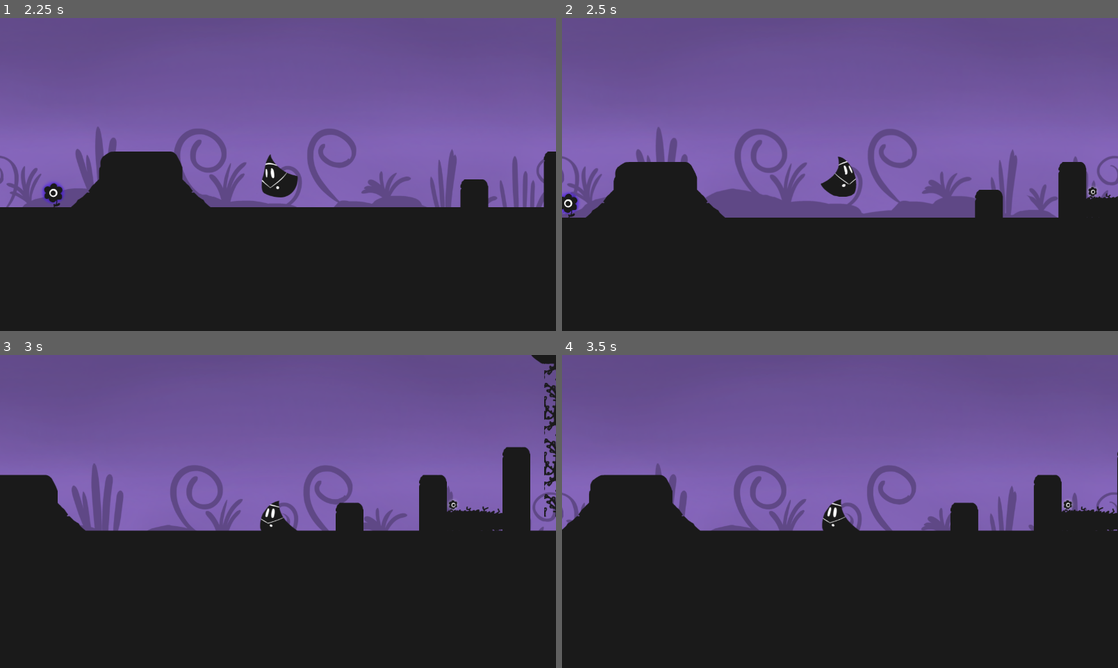
Above: before the commit, frames 1-4 (two rows, left to right).
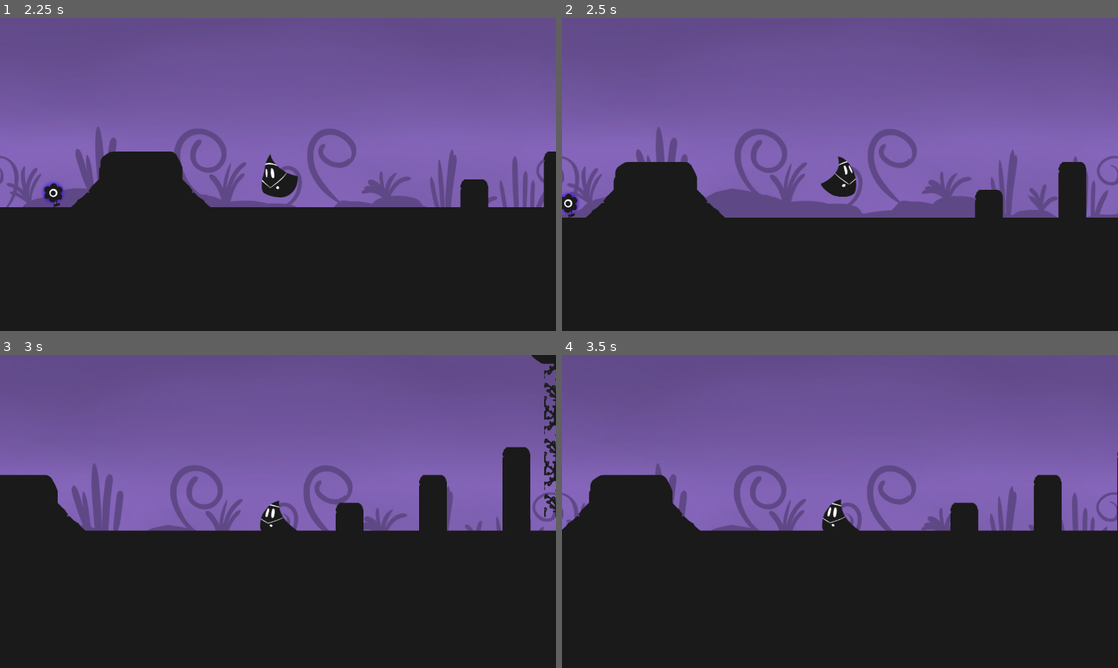
Above: after the commit, the same moments.

Repository: NicholasFlood2000/PirateSoftwareShadowAlchemy
Game: Godot game, scene res://Scenes/Levels/test/TestTest.tscn
Same seed, same stepped clock (60 frames per second), same inputs: the game is played once before the commit and once after it. This scene is started directly instead of the project's main scene.
Inputs (mouse positions are in pixels of both pictures, inside the frame that each line leads up to):
- Up to frame 1 (2.25 s): click "Start Exploring." at 0.5 s; tap Enter at 1.25 s; move the mouse to (400, 158) at 1.27 s; hold D (MoveRight) from 1.28 s (still down); tap J (Interact) at 1.35, 2.1 s; tap Space (Jump) at 1.52 s; move the mouse to (166, 190) at 2.02 s
- Up to frame 2 (2.5 s): keep holding D (MoveRight); tap Space (Jump) at 2.27 s
- Up to frame 3 (3 s): move the mouse to (333, 442) at 2.77 s; release D (MoveRight) at 2.78 s; hold Left (MoveLeft) from 2.78 s (still down); tap J (Interact) at 2.85 s
- Up to frame 4 (3.5 s): keep holding Left (MoveLeft)

Frame 1 is identical in both runs. In frame 2, 0.4% of the frame differs, in the area x 94-100%, y 53-64%; in frame 3, 0.7%, in the area x 80-91%, y 46-57%; in frame 4, 0.7%.

Commit message:
Updates TestTest
Adds some Nests to TestTest and polishes Alchemist Dog Dialogue in TestTest.

Diff:
--- a/Scenes/Levels/test/TestTest.tscn
+++ b/Scenes/Levels/test/TestTest.tscn
@@ -27,6 +27,8 @@
 [ext_resource type="Texture2D" uid="uid://u2mmgirdqigp" path="res://Assets/Graphics/Tree branch extra.png" id="25_b86iq"]
 [ext_resource type="Texture2D" uid="uid://cstj60voiedex" path="res://Assets/Graphics/Tree top extra.png" id="26_sys42"]
 [ext_resource type="PackedScene" uid="uid://ceqbnkk7js2m" path="res://Scenes/Objects/PowerFlowers/BigEarthPowerFlower.tscn" id="27_ol8xu"]
+[ext_resource type="PackedScene" uid="uid://bcgmhra24tt1e" path="res://Scenes/Objects/MovingPlatforms/horizontal_cloud.tscn" id="28_2qbd1"]
+[ext_resource type="PackedScene" uid="uid://inh0x5bqhxfw" path="res://Scenes/Objects/MovingPlatforms/MovingPlatform.tscn" id="29_jwbu8"]
 
 [node name="BaseLevel" instance=ExtResource("1_wranl")]
 
@@ -183,137 +185,168 @@
 offset_right = 629.72
 offset_bottom = 307.92
 
-[node name="Nest" parent="." index="8" instance=ExtResource("19_t2gwp")]
-position = Vector2(1141, 586)
-
-[node name="Nest4" parent="." index="9" instance=ExtResource("19_t2gwp")]
+[node name="Nest4" parent="." index="8" instance=ExtResource("19_t2gwp")]
 position = Vector2(-4488, 4350)
 
-[node name="Nest5" parent="." index="10" instance=ExtResource("19_t2gwp")]
+[node name="Nest5" parent="." index="9" instance=ExtResource("19_t2gwp")]
 position = Vector2(-8202, 11331)
 
-[node name="Nest6" parent="." index="11" instance=ExtResource("19_t2gwp")]
+[node name="Nest6" parent="." index="10" instance=ExtResource("19_t2gwp")]
 position = Vector2(-8982, 10759)
 
-[node name="Nest2" parent="." index="12" instance=ExtResource("19_t2gwp")]
+[node name="Nest2" parent="." index="11" instance=ExtResource("19_t2gwp")]
 position = Vector2(4701, -508)
 
-[node name="Nest3" parent="." index="13" instance=ExtResource("19_t2gwp")]
+[node name="Nest3" parent="." index="12" instance=ExtResource("19_t2gwp")]
 position = Vector2(5589, -509)
 
-[node name="Tutorial" parent="." index="14" instance=ExtResource("19_p4ex6")]
+[node name="Tutorial" parent="." index="13" instance=ExtResource("19_p4ex6")]
 position = Vector2(3260, 471)
 
 [node name="Screen" parent="Tutorial" index="0"]
+visible = true
 offset_left = -620.0
 offset_top = -255.0
 offset_right = 376.0
 offset_bottom = 155.0
 
-[node name="Background1Element" type="Sprite2D" parent="." index="15"]
+[node name="ColorRect2" parent="Tutorial/Screen" index="0"]
+offset_right = 598.0
+
+[node name="Header" parent="Tutorial/Screen/CenterContainer/GridContainer" index="0"]
+text = "Hi There."
+
+[node name="Text" parent="Tutorial/Screen/CenterContainer/GridContainer" index="2"]
+text = "I never introduced myself did I?
+I am the Alchemist Dog. I hope you got help from me on your quest
+I am having fun watching you change the environments.
+Hope you had fun on your quest it was fun to make this quest for you."
+
+[node name="Background1Element" type="Sprite2D" parent="." index="14"]
 position = Vector2(-1489, 804)
 rotation = 0.444253
 texture = ExtResource("20_uid5e")
 
-[node name="Bubble1" type="Sprite2D" parent="." index="16"]
+[node name="Bubble1" type="Sprite2D" parent="." index="15"]
 position = Vector2(-769, 856)
 texture = ExtResource("21_in1lr")
 
-[node name="Bubble2" type="Sprite2D" parent="." index="17"]
+[node name="Bubble2" type="Sprite2D" parent="." index="16"]
 position = Vector2(-1015, 1052)
 texture = ExtResource("22_g3gn5")
 
-[node name="Bubble3" type="Sprite2D" parent="." index="18"]
+[node name="Bubble3" type="Sprite2D" parent="." index="17"]
 position = Vector2(-1475, 1064)
 texture = ExtResource("21_in1lr")
 
-[node name="Bubble4" type="Sprite2D" parent="." index="19"]
+[node name="Bubble4" type="Sprite2D" parent="." index="18"]
 position = Vector2(-1537, 968)
 texture = ExtResource("22_g3gn5")
 
-[node name="SeaWeed" parent="." index="20" instance=ExtResource("23_gmh3o")]
+[node name="SeaWeed" parent="." index="19" instance=ExtResource("23_gmh3o")]
 position = Vector2(-847, 1088)
 
-[node name="SeaWeed2" parent="." index="21" instance=ExtResource("23_gmh3o")]
+[node name="SeaWeed2" parent="." index="20" instance=ExtResource("23_gmh3o")]
 position = Vector2(-1553, 1084)
 
-[node name="SeaWeed3" parent="." index="22" instance=ExtResource("23_gmh3o")]
+[node name="SeaWeed3" parent="." index="21" instance=ExtResource("23_gmh3o")]
 position = Vector2(-1167, 1084)
 
-[node name="SeaWeed4" parent="." index="23" instance=ExtResource("23_gmh3o")]
+[node name="SeaWeed4" parent="." index="22" instance=ExtResource("23_gmh3o")]
 position = Vector2(-672, -192)
 
-[node name="TreeTopExtraBlack" type="Sprite2D" parent="." index="24"]
+[node name="TreeTopExtraBlack" type="Sprite2D" parent="." index="23"]
 position = Vector2(-1772.5, -498)
 scale = Vector2(1.61719, 1.64062)
 texture = ExtResource("24_rkgqw")
 
-[node name="TreeTopExtraBlack2" type="Sprite2D" parent="." index="25"]
+[node name="TreeTopExtraBlack2" type="Sprite2D" parent="." index="24"]
 position = Vector2(-1669, -551)
 texture = ExtResource("24_rkgqw")
 
-[node name="TreeBranchExtra" type="Sprite2D" parent="." index="26"]
+[node name="TreeBranchExtra" type="Sprite2D" parent="." index="25"]
 position = Vector2(-1386, -294)
 texture = ExtResource("25_b86iq")
-
-[node name="TreeTopExtra" type="Sprite2D" parent="." index="27"]
+script = ExtResource("10_su4ho")
+
+[node name="TreeTopExtra" type="Sprite2D" parent="." index="26"]
 position = Vector2(-1464, -307)
 texture = ExtResource("26_sys42")
-
-[node name="TreeTopExtra2" type="Sprite2D" parent="." index="28"]
+script = ExtResource("10_su4ho")
+
+[node name="TreeTopExtra2" type="Sprite2D" parent="." index="27"]
 position = Vector2(-1399, -368)
 texture = ExtResource("26_sys42")
-
-[node name="TreeTop" type="Sprite2D" parent="." index="29"]
+script = ExtResource("10_su4ho")
+
+[node name="TreeTop" type="Sprite2D" parent="." index="28"]
 position = Vector2(-1251, -288)
 texture = ExtResource("8_ydxq2")
-
-[node name="TreeBranchExtra2" type="Sprite2D" parent="." index="30"]
+script = ExtResource("10_su4ho")
+
+[node name="TreeBranchExtra2" type="Sprite2D" parent="." index="29"]
 position = Vector2(-1129, -251)
 rotation = -2.67607
 scale = Vector2(1.05469, 1.02344)
 texture = ExtResource("25_b86iq")
-
-[node name="Tree" type="Sprite2D" parent="." index="31"]
+script = ExtResource("10_su4ho")
+
+[node name="Tree" type="Sprite2D" parent="." index="30"]
 position = Vector2(-1633, -317)
 texture = ExtResource("6_6h0k0")
 
-[node name="TreeTrunkBottom" type="Sprite2D" parent="." index="32"]
+[node name="TreeTrunkBottom" type="Sprite2D" parent="." index="31"]
 position = Vector2(-1961, 296)
 scale = Vector2(1, 7.36)
 texture = ExtResource("6_yocyo")
-
-[node name="TreeTrunkPlatform1" parent="." index="33" instance=ExtResource("7_1dxy4")]
-position = Vector2(-1886, 479)
-
-[node name="TreeTrunkPlatform2" parent="." index="34" instance=ExtResource("8_rdijl")]
-position = Vector2(-2024, 366)
-
-[node name="Tree2Branch2" parent="." index="35" instance=ExtResource("9_kp3mv")]
-position = Vector2(-1950, 267)
-
-[node name="TreeTrunkPlatform3" parent="." index="36" instance=ExtResource("8_rdijl")]
-position = Vector2(-2025, 184)
-
-[node name="Tree2Branch3" parent="." index="37" instance=ExtResource("9_kp3mv")]
+script = ExtResource("10_su4ho")
+
+[node name="TreeTrunkPlatform1" parent="." index="32" instance=ExtResource("7_1dxy4")]
+position = Vector2(-1886, 509)
+
+[node name="TreeTrunkPlatform2" parent="." index="33" instance=ExtResource("8_rdijl")]
+position = Vector2(-2024, 394)
+
+[node name="Tree2Branch2" parent="." index="34" instance=ExtResource("9_kp3mv")]
+position = Vector2(-1949, 332)
+
+[node name="TreeTrunkPlatform3" parent="." index="35" instance=ExtResource("8_rdijl")]
+position = Vector2(-2025, 233)
+
+[node name="Tree2Branch3" parent="." index="36" instance=ExtResource("9_kp3mv")]
 position = Vector2(-1949, 610)
 
-[node name="Vine" parent="." index="38" instance=ExtResource("12_14std")]
+[node name="Vine" parent="." index="37" instance=ExtResource("12_14std")]
 position = Vector2(-2245, -11)
 
-[node name="Vine2" parent="." index="39" instance=ExtResource("11_gbqax")]
+[node name="Vine2" parent="." index="38" instance=ExtResource("11_gbqax")]
 position = Vector2(-2334, -9)
 
-[node name="FlowerForPower64Earth" parent="." index="40" instance=ExtResource("16_qdpbp")]
+[node name="FlowerForPower64Earth" parent="." index="39" instance=ExtResource("16_qdpbp")]
 position = Vector2(-1816, 610)
 
-[node name="BigFlowerForPowerEarth" parent="." index="41" instance=ExtResource("27_ol8xu")]
+[node name="BigFlowerForPowerEarth" parent="." index="40" instance=ExtResource("27_ol8xu")]
 position = Vector2(-1742, -317)
 
-[node name="Background1Element2" type="Sprite2D" parent="." index="42"]
+[node name="Background1Element2" type="Sprite2D" parent="." index="41"]
 position = Vector2(-3176, 1027)
 rotation = -2.5856
 texture = ExtResource("20_uid5e")
 
+[node name="Nest" parent="." index="42" instance=ExtResource("19_t2gwp")]
+position = Vector2(-2751, 605)
+
+[node name="Horizontal cloud" parent="." index="43" instance=ExtResource("28_2qbd1")]
+position = Vector2(-459, -1375)
+
+[node name="Horizontal cloud2" parent="." index="44" instance=ExtResource("28_2qbd1")]
+position = Vector2(-866, -1824)
+
+[node name="MovingPlatform" parent="." index="45" instance=ExtResource("29_jwbu8")]
+position = Vector2(-2211, -1643)
+
+[node name="Nest7" parent="." index="46" instance=ExtResource("19_t2gwp")]
+position = Vector2(2233, 813)
+
 [editable path="Tutorial"]
 [editable path="Tutorial/Screen"]
--- a/Scripts/Nest.gd
+++ b/Scripts/Nest.gd
@@ -16,6 +16,7 @@
 			Level.toggleBackGround(Level.CurrentBackground, Background)
 		else:
 			Player.current_transform = Player.transformations.BIRD
+			Background = Level.CurrentBackground
 			Level.toggleBackGround(Level.CurrentBackground, "Air")
 
 func _on_body_entered(body):
Not shown: 1 places in Scenes/Levels/test/TestTest.tscn that only renumber resources
